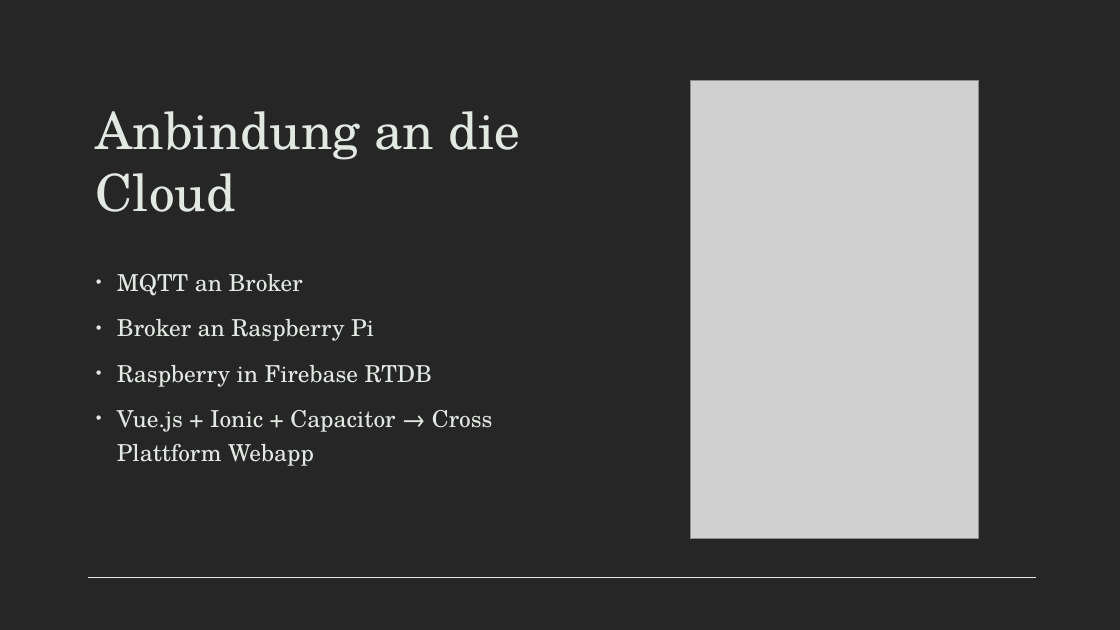
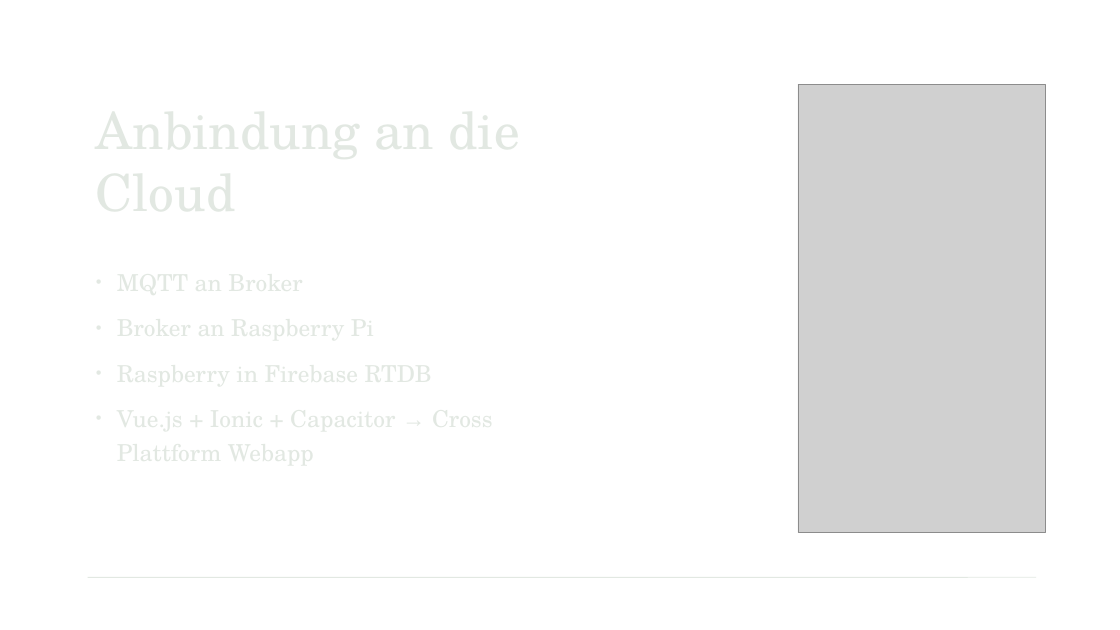
Before and after one commit to B4ldur-ts/smart-booze, a slide deck: slide 4 of Smartbooze.pptx. Drawn at 1120x630 pixels with LibreOffice and Linux fonts; fonts in the diff are those of the drawing; grey boxes stand for pictures. Boxes give left, top, right and bottom in pixels: in the first picture for what was removed or moved away, otherwise in the second. Text is boxed around its words. In the diff, an @@ line names an element or a change of style, - is before the commit and + after.

```diff
--- a/Smartbooze.pptx
+++ b/Smartbooze.pptx
@@ rectangle added at [0,0,1120,630], fill #FFFFFF @@
@@ picture removed at [690,81,979,539] @@
@@ picture added at [798,84,1045,533] @@
@@ title removed at [96,111,520,212] @@
-Anbindung an die Cloud
@@ text removed at [117,274,493,466] @@
-• MQTT an Broker
-• Broker an Raspberry Pi
-• Raspberry in Firebase RTDB
-• Vue.js + Ionic + Capacitor → Cross Plattform Webapp
```
Also in this commit, not shown: 4 other slides changed.
